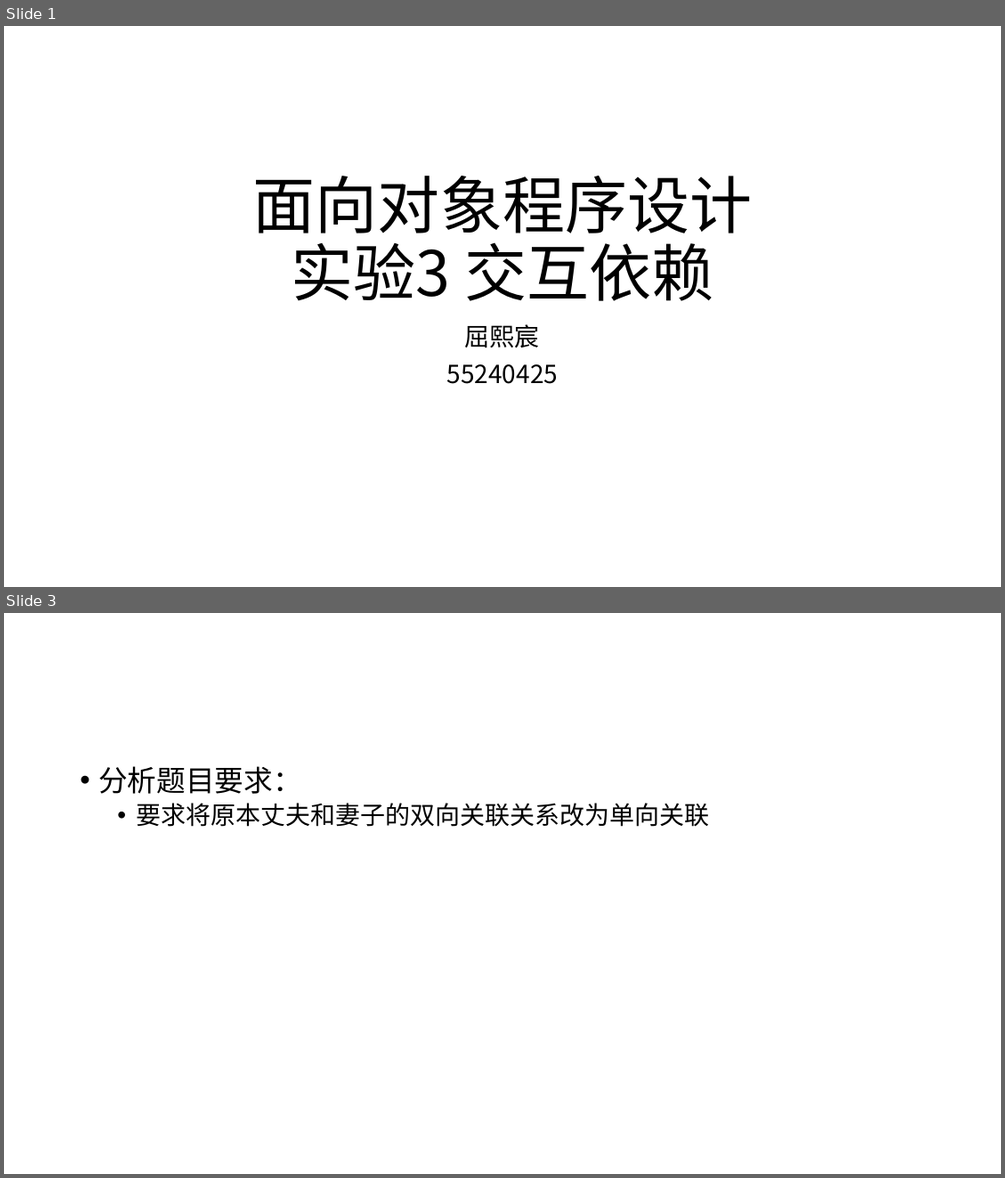
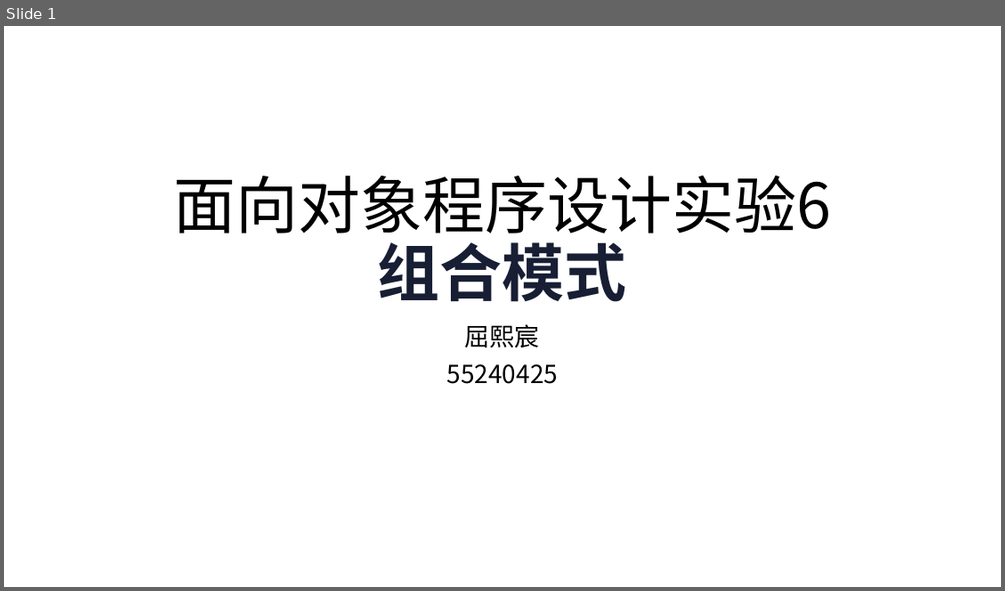
Before and after one commit to AshIgnis/JLU_OOP_Assignments, a slide deck: test03/lib/面向对象程序设计.pptx. Shown one above the other, each under a label of ours: slides 1 and 3 before the commit, slide 1 after it; the slides between them are not shown. The pictures are 1005x1178 and 1005x591 pixels, drawn with LibreOffice and Linux fonts; fonts in the diff are those of the drawing. Boxes give left, top, right and bottom in pixels: in the first picture for what was removed or moved away, otherwise in the second. Text is boxed around its words. In the diff, an @@ line names an element or a change of style, - is before the commit and + after.

```diff
--- a/test03/lib/面向对象程序设计.pptx
+++ b/test03/lib/面向对象程序设计.pptx
@@ slide 3 removed at box(4, 613, 1001, 1174), background #FFFFFF @@
@@ text removed at box(98, 766, 709, 827) @@
-• 分析题目要求：
-  • 要求将原本丈夫和妻子的双向关联关系改为单向关联
@@ slide 1 changed as well @@
@@ title at box(174, 176, 832, 302): text changed @@
-面向对象程序设计
-实验3 交互依赖
+面向对象程序设计实验6
+组合模式
```
Also in this commit, not shown: 3 other slides changed, 9 slides added, 9 other slides removed, 47 other files.
